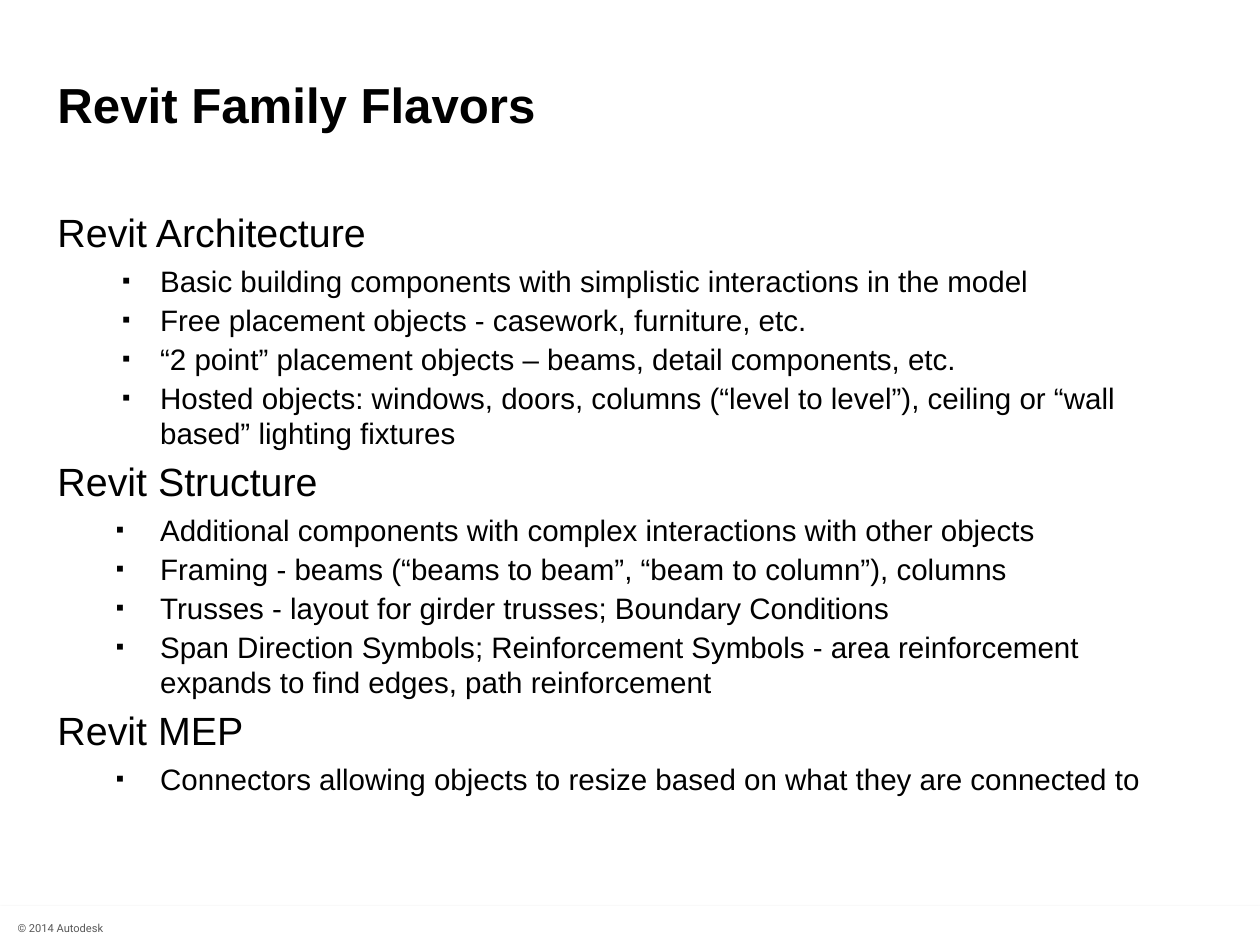
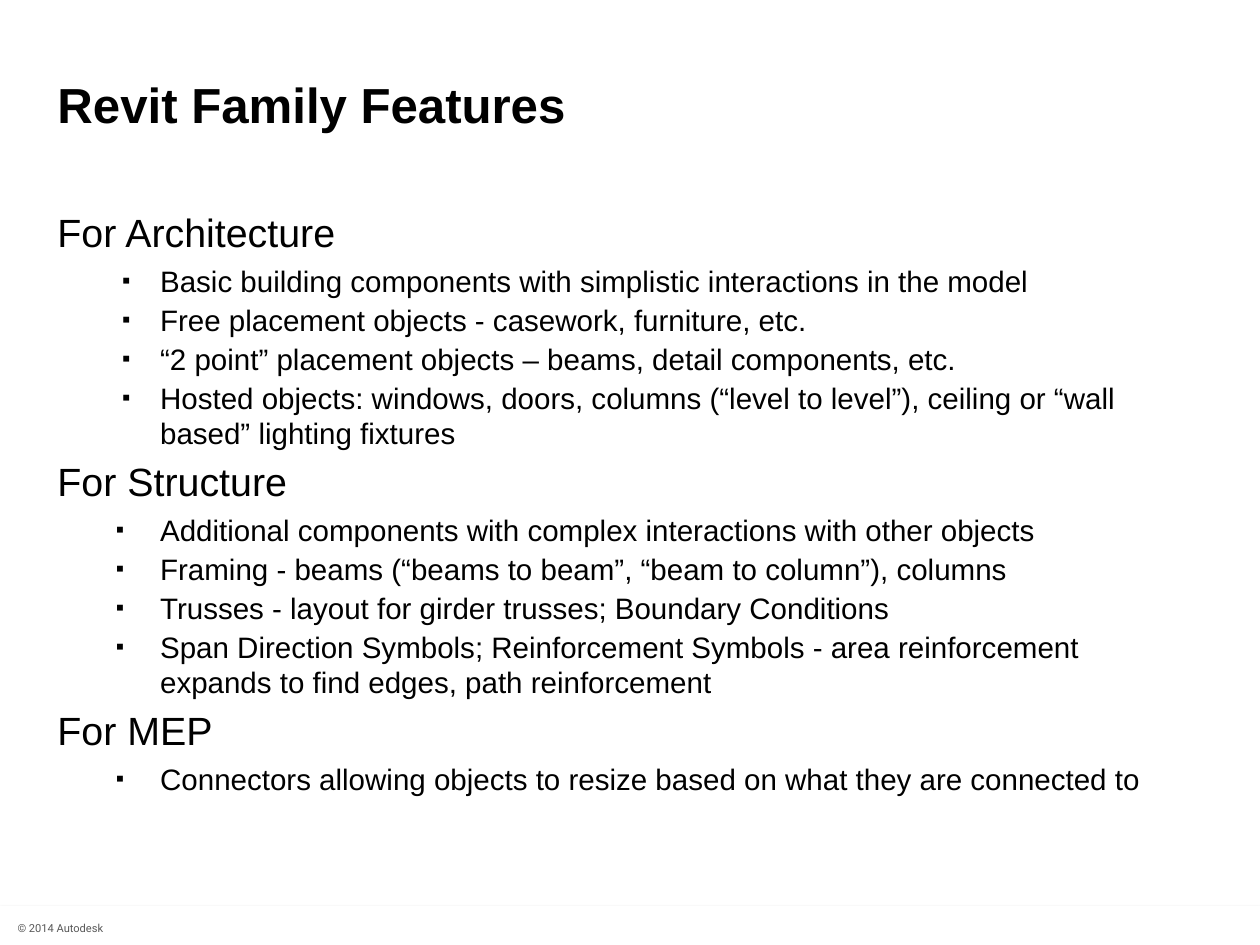
Before and after one commit to ADN-DevTech/RevitTrainingMaterial, a slide deck: slide 6 of Presentation/3_Revit_Family_API.pptx. Drawn at 1260x945 pixels with LibreOffice and Linux fonts; fonts in the diff are those of the drawing; background and template pictures are left out. Boxes give left, top, right and bottom in pixels: in the first picture for what was removed or moved away, otherwise in the second. Text is boxed around its words. In the diff, an @@ line names an element or a change of style, - is before the commit and + after.

```diff
--- a/Presentation/3_Revit_Family_API.pptx
+++ b/Presentation/3_Revit_Family_API.pptx
@@ title at (x1=57, y1=87, x2=566, y2=133): text changed @@
-Revit Family Flavors
+Revit Family Features
@@ text at (x1=57, y1=218, x2=335, y2=248): text changed @@
-Revit Architecture
+For Architecture
@@ text at (x1=57, y1=468, x2=287, y2=497): text changed @@
-Revit Structure
+For Structure
@@ text at (x1=57, y1=718, x2=212, y2=746): text changed @@
-Revit MEP
+For MEP
```
Also in this commit, not shown: 1 other slide changed, 4 other files.
